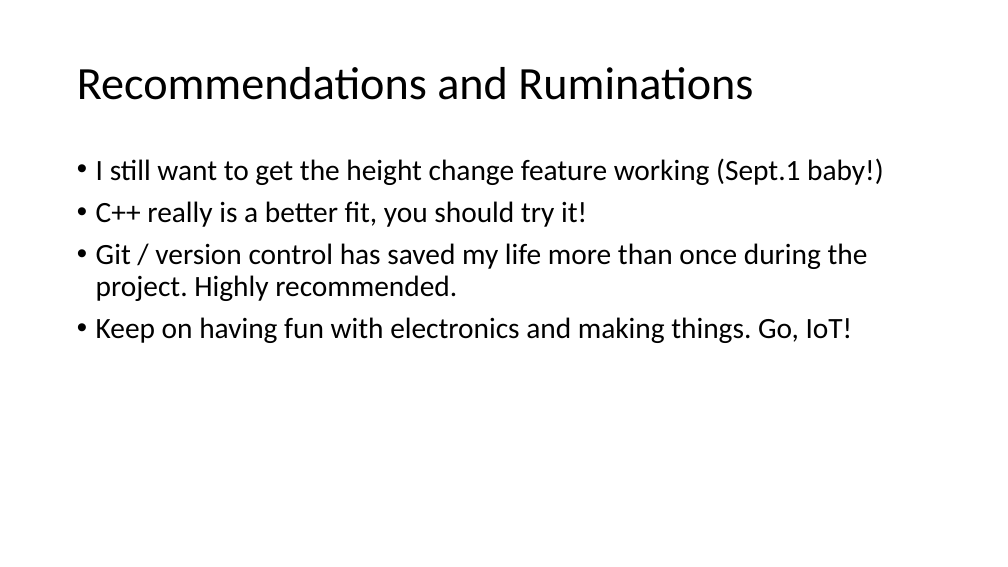
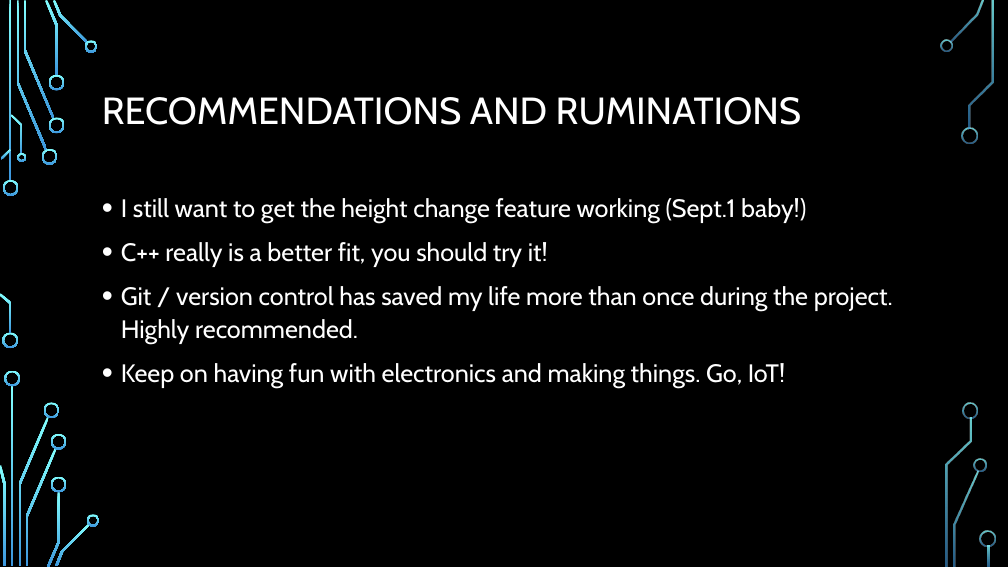
Before and after one commit to EmbeddedSystemClass/FinalProject5381, a slide deck: slide 39 of Final Project 5381.pptx. Drawn at 1008x567 pixels with LibreOffice and Linux fonts; fonts in the diff are those of the drawing; background and template pictures are left out. Boxes give left, top, right and bottom in pixels: in the first picture for what was removed or moved away, otherwise in the second. Text is boxed around its words. In the diff, an @@ line names an element or a change of style, - is before the commit and + after.

```diff
--- a/Final Project 5381.pptx
+++ b/Final Project 5381.pptx
@@ background #FFFFFF to picture (left out) @@
@@ title at <box>102,97,801,125</box>: text changed; size 44 to 36 pt; font Calibri to Cabin; text colour #000000 to #FFFFFF @@
-Recommendations and Ruminations
+RECOMMENDATIONS AND RUMINATIONS
@@ text "I still want to get ...": place and size @@
-text "I still want to get ..." at <box>96,158,884,343</box>
+text "I still want to get ..." at <box>121,198,893,388</box>
@@ text "I still want to get ..." at <box>121,198,893,388</box>: size 28 to 24 pt, font Calibri to Cabin, text colour #000000 to #FFFFFF; line spacing 0.9 to 1.1 @@
@@ group added at <box>0,0,996,567</box>: 33 freeform shapes, 3 rectangles @@
```
Also in this commit, not shown: 42 other slides changed.
